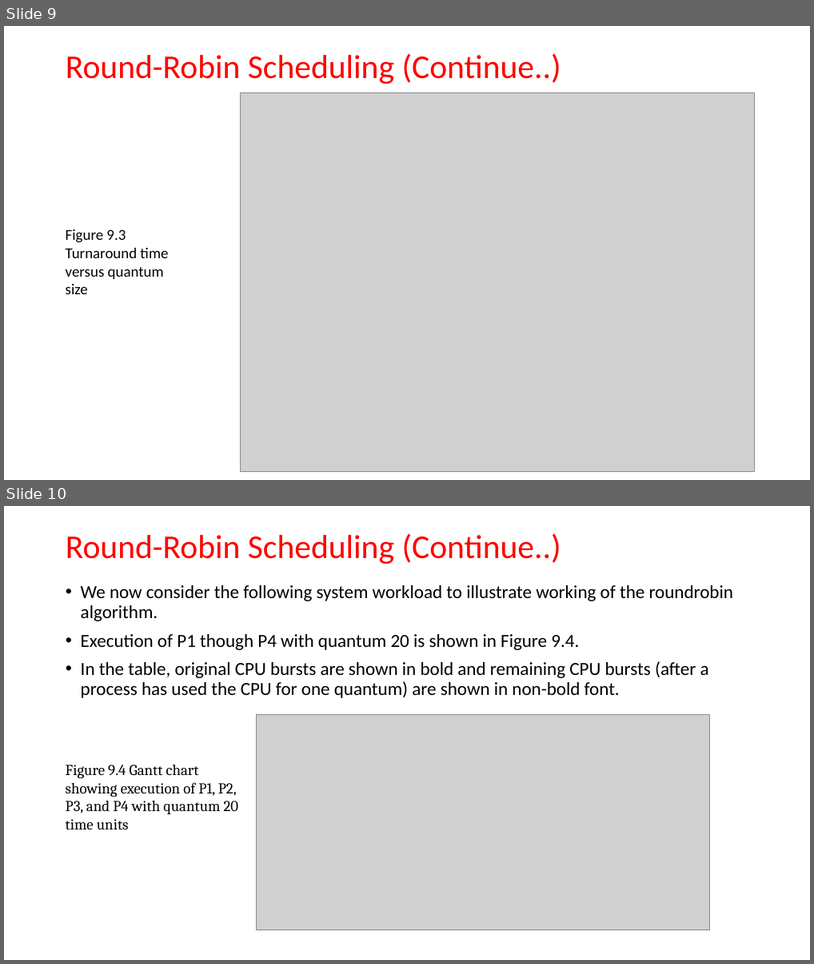
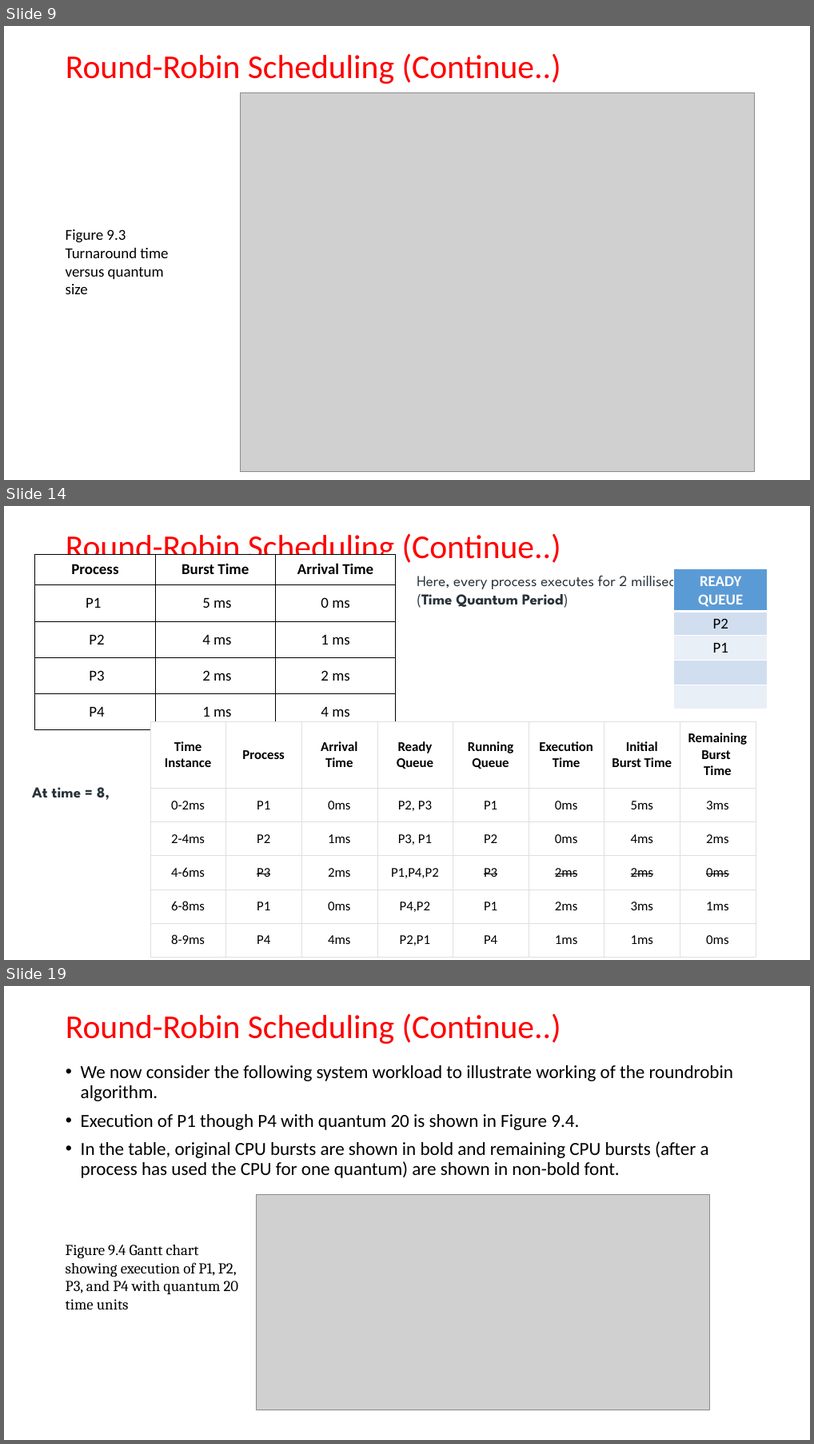
Before and after one commit to bamboat3/os, a slide deck: Lecture-9.pptx. Shown one above the other, each under a label of ours: slides 9 and 10 before the commit, slides 9, 14 and 19 after it; the slides between them are not shown. The pictures are 814x964 and 814x1444 pixels, drawn with LibreOffice and Linux fonts; fonts in the diff are those of the drawing; grey boxes stand for pictures. Boxes give left, top, right and bottom in pixels: in the first picture for what was removed or moved away, otherwise in the second. Text is boxed around its words. In the diff, an @@ line names an element or a change of style, - is before the commit and + after.

```diff
--- a/Lecture-9.pptx
+++ b/Lecture-9.pptx
@@ slide 14 added at (x1=4, y1=506, x2=810, y2=960), background #FFFFFF @@
@@ title added at (x1=66, y1=534, x2=562, y2=567), 39.6 pt, text #FF0000 @@
+Round-Robin Scheduling (Continue..)
@@ table added at (x1=35, y1=554, x2=396, y2=728), 5 rows, 3 columns @@
+Process | Burst Time | Arrival Time
+P1 | 5 ms | 0 ms
+P2 | 4 ms | 1 ms
+P3 | 2 ms | 2 ms
+P4 | 1 ms | 4 ms
@@ text added at (x1=417, y1=571, x2=704, y2=608), 18 pt, text #273239 @@
+Here, every process executes for 2 milliseconds (Time Quantum Period)
@@ table added at (x1=674, y1=569, x2=768, y2=709), 5 rows, 1 columns @@
+READY QUEUE
+P2
+P1
+
+
@@ table added at (x1=150, y1=721, x2=755, y2=956), 6 rows, 8 columns @@
+Time Instance | Process | Arrival Time | Ready Queue | Running Queue | Execution Time | Initial Burst Time | Remaining Burst Time
+0-2ms | P1 | 0ms | P2, P3 | P1 | 0ms | 5ms | 3ms
+2-4ms | P2 | 1ms | P3, P1 | P2 | 0ms | 4ms | 2ms
+4-6ms | P3 | 2ms | P1,P4,P2 | P3 | 2ms | 2ms | 0ms
+6-8ms | P1 | 0ms | P4,P2 | P1 | 2ms | 3ms | 1ms
+8-9ms | P4 | 4ms | P2,P1 | P4 | 1ms | 1ms | 0ms
@@ text added at (x1=32, y1=787, x2=110, y2=800), 18 pt, text #273239, bold @@
+At time = 8,
@@ what was slide 10 is now slide 19 @@
```
Also in this commit, not shown: 8 other slides added.
